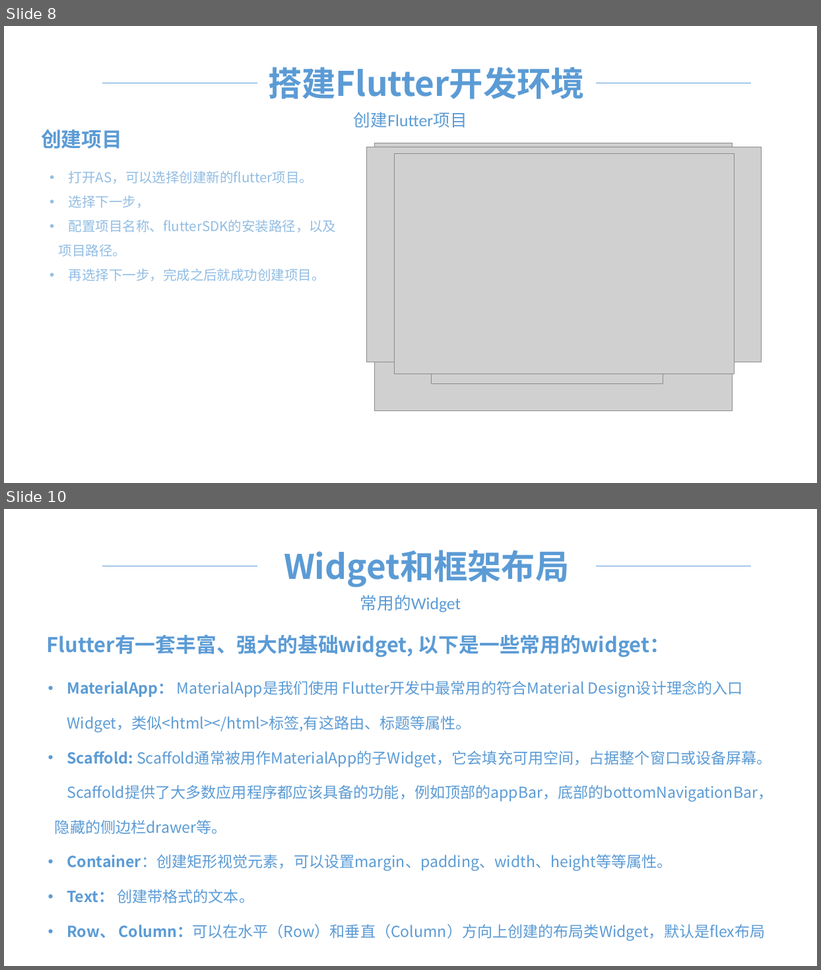
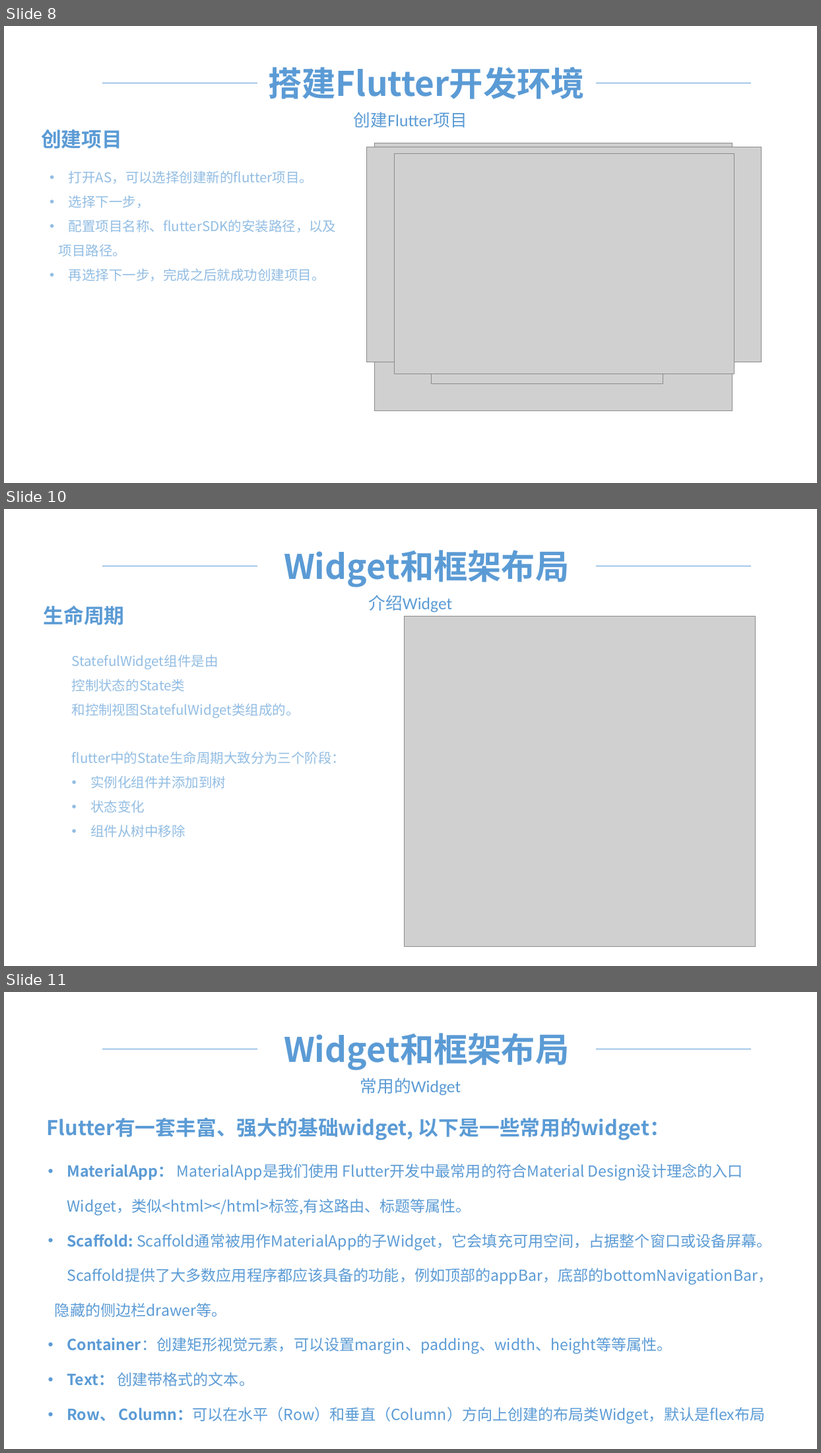
Before and after one commit to wcyycwqie/flutter-demo-nwLogin, a slide deck: flutter.pptx. Shown one above the other, each under a label of ours: slides 8 and 10 before the commit, slides 8, 10 and 11 after it; the slides between them are not shown. The pictures are 821x970 and 821x1453 pixels, drawn with LibreOffice and Linux fonts; fonts in the diff are those of the drawing; grey boxes stand for pictures. Boxes give left, top, right and bottom in pixels: in the first picture for what was removed or moved away, otherwise in the second. Text is boxed around its words. In the diff, an @@ line names an element or a change of style, - is before the commit and + after.

```diff
--- a/flutter.pptx
+++ b/flutter.pptx
@@ slide 10 added at bbox=[4, 509, 817, 966], background #FFFFFF @@
@@ line added from (102, 566) to (257, 566), #5B9BD5 0.5 pt @@
@@ text added at bbox=[284, 550, 569, 588], 40 pt, text #5B9BD5, bold @@
+Widget和框架布局
@@ line added from (596, 566) to (751, 566), #5B9BD5 0.5 pt @@
@@ text added at bbox=[44, 605, 125, 625], 24 pt, text #5B9BD5, bold @@
+生命周期
@@ text added at bbox=[369, 595, 453, 613], 20 pt, text #5B9BD5 @@
+介绍Widget
@@ picture added at bbox=[404, 617, 755, 947] @@
@@ text added at bbox=[72, 655, 346, 838], 16 pt, text #92BDE3 @@
+StatefulWidget组件是由
+控制状态的State类
+和控制视图StatefulWidget类组成的。
+flutter中的State生命周期大致分为三个阶段：
+• 实例化组件并添加到树
+• 状态变化
+• 组件从树中移除
@@ what was slide 10 is now slide 11 @@
```
Also in this commit, not shown: 5 slides changed, 1 slide removed, 4 other files.
